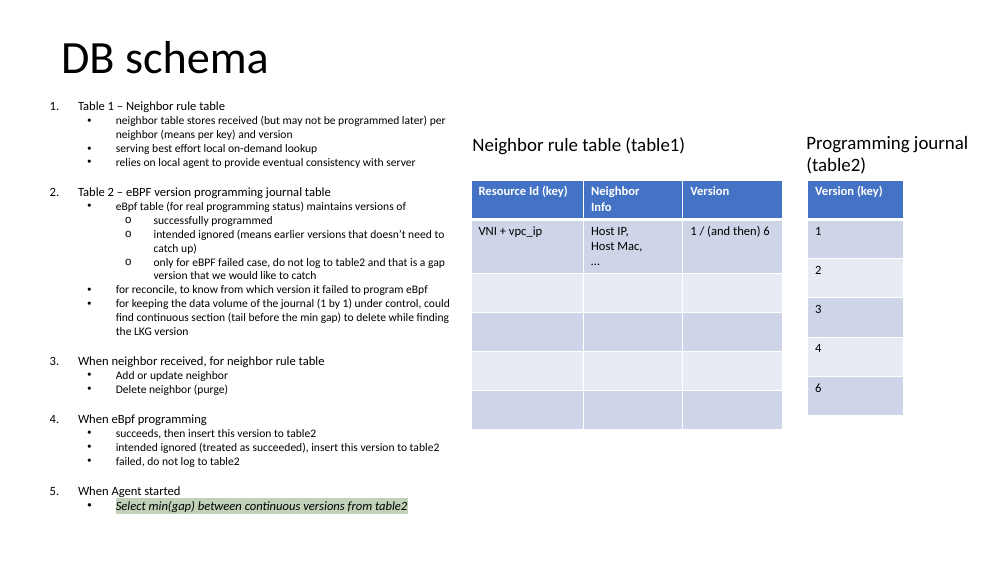
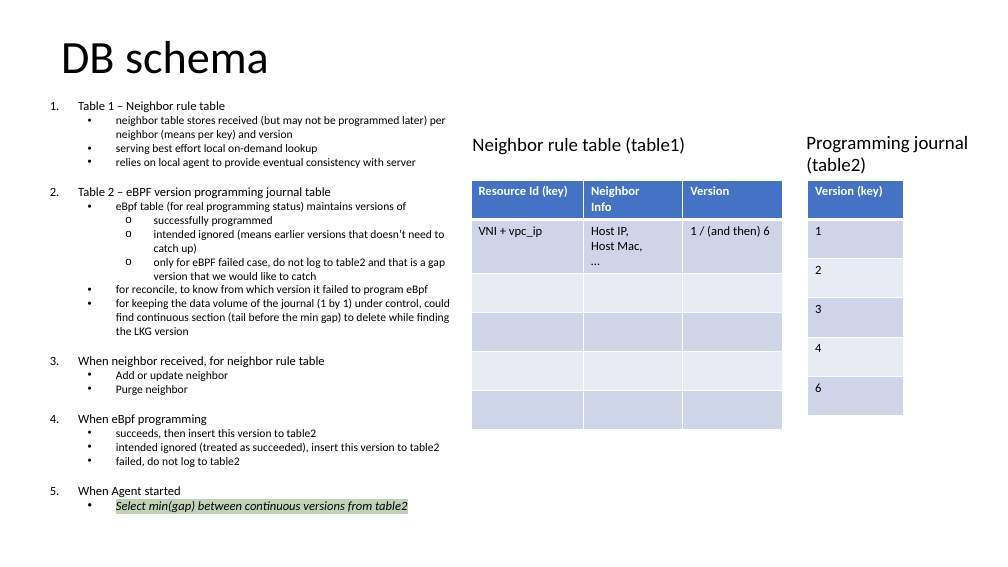
Before and after one commit to futurewei-cloud/arion, a slide deck: slide 11 of docs/design/Arion - State Reconciliation.pptx. Drawn at 1008x567 pixels with LibreOffice and Linux fonts; fonts in the diff are those of the drawing. Boxes give left, top, right and bottom in pixels: in the first picture for what was removed or moved away, otherwise in the second. Text is boxed around its words. In the diff, an @@ line names an element or a change of style, - is before the commit and + after.

```diff
--- a/docs/design/Arion - State Reconciliation.pptx
+++ b/docs/design/Arion - State Reconciliation.pptx
@@ text at box(116, 385, 188, 395): text changed @@
-  • Delete neighbor (purge)
+  • Purge neighbor
```
Also in this commit, not shown: 8 other slides changed, 3 slides added.
